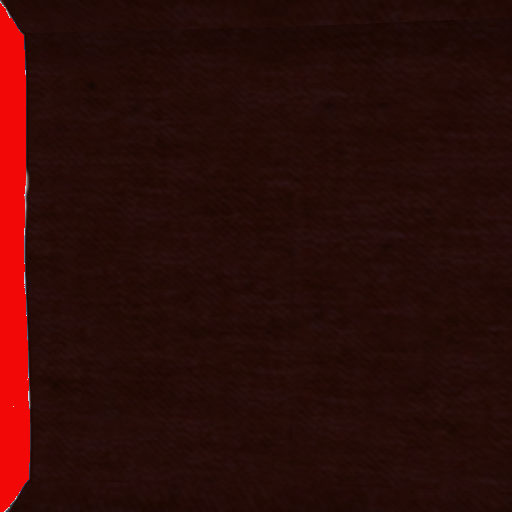
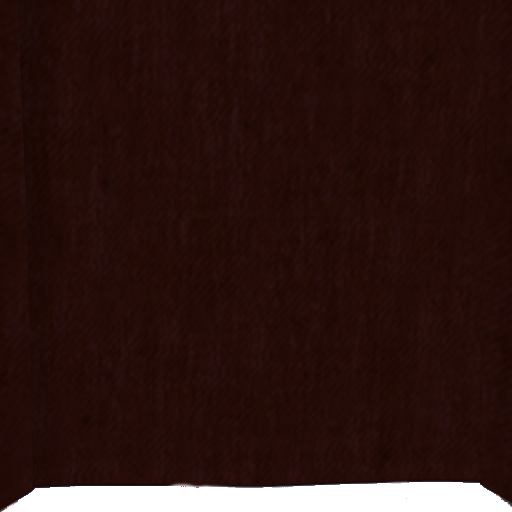
Comparing the layer stacks of the two 512 x 512 images. Changes:
painted on "cube_pz-clr" over [0, 0, 512, 512]
painted on "cube_nx-clr" over [0, 0, 512, 512]
painted on "cube_px-clr" over [0, 0, 512, 512]
painted on "cube_py-clr" over [0, 0, 512, 512]
painted on "cube_py-blk" over [0, 0, 512, 512]
painted on "cube_ny-clr" over [0, 0, 512, 512]
